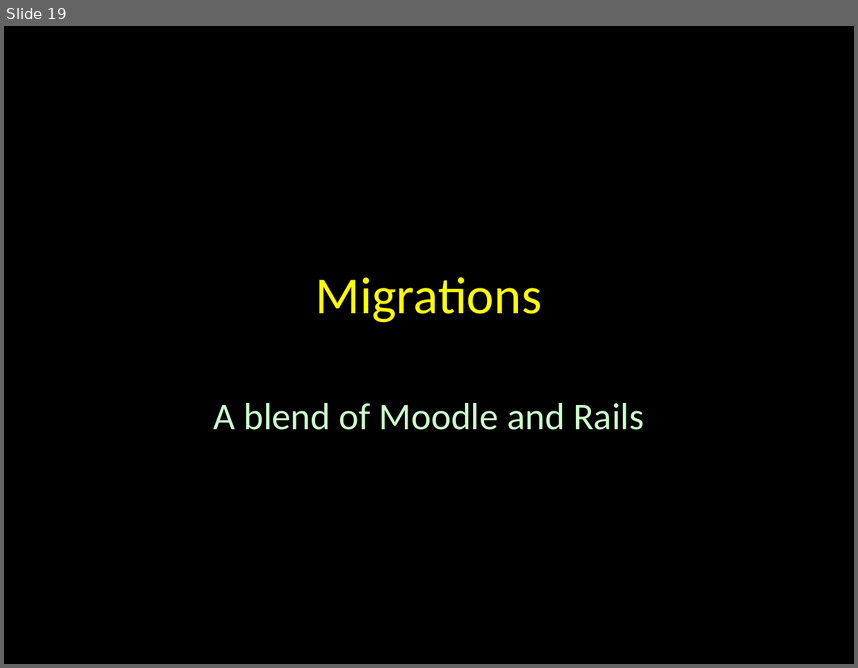
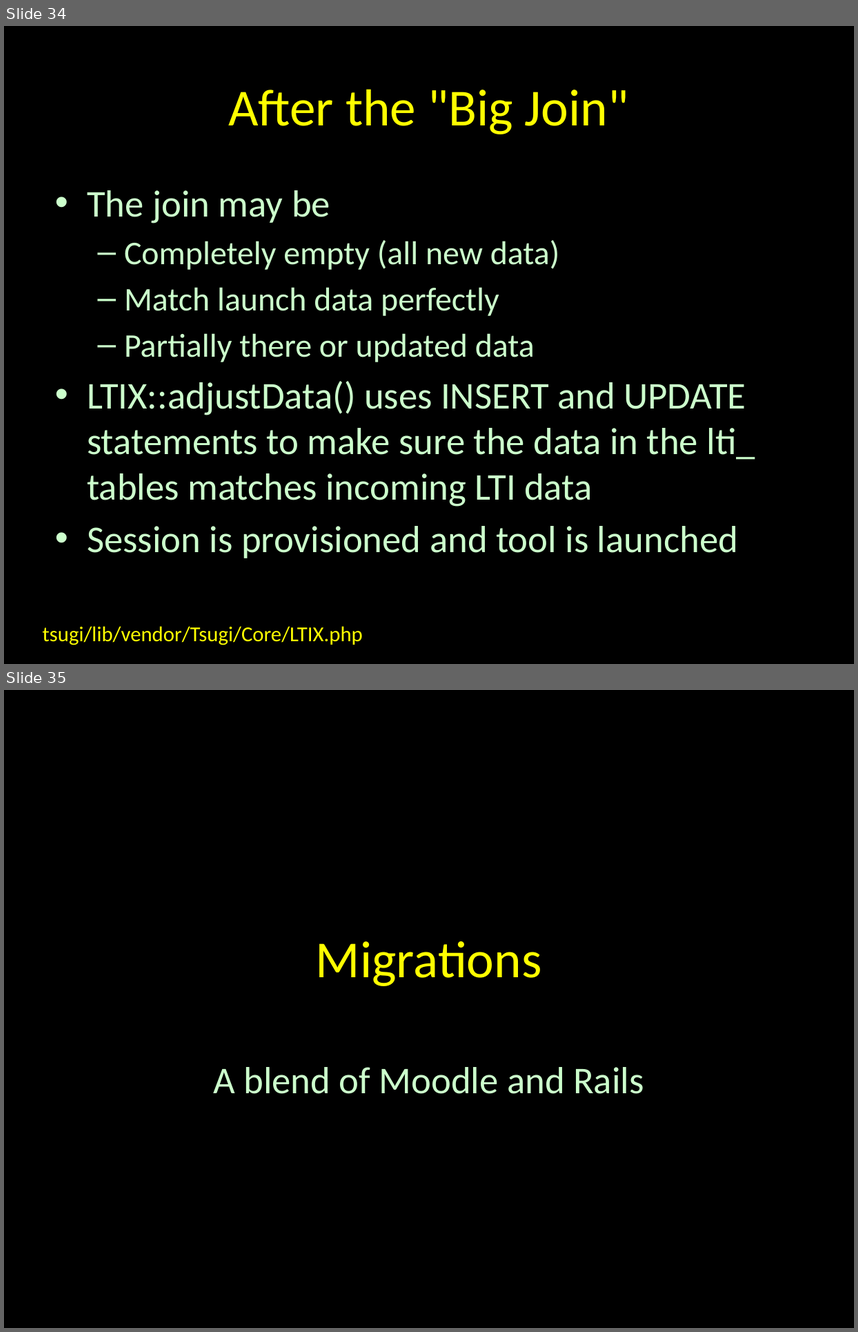
Before and after one commit to tsugiproject/tsugi, a slide deck: docs/lectures/02-Data-Model.pptx. Shown one above the other, each under a label of ours: slide 19 before the commit, slides 34 and 35 after it. The pictures are 858x668 and 858x1332 pixels, drawn with LibreOffice and Linux fonts; fonts in the diff are those of the drawing. Boxes give left, top, right and bottom in pixels: in the first picture for what was removed or moved away, otherwise in the second. Text is boxed around its words. In the diff, an @@ line names an element or a change of style, - is before the commit and + after.

```diff
--- a/docs/lectures/02-Data-Model.pptx
+++ b/docs/lectures/02-Data-Model.pptx
@@ slide 34 added at <box>4,26,854,664</box>, background #000000 @@
@@ title added at <box>228,89,629,134</box>, 44 pt, text #FFFF00 @@
+After the "Big Join"
@@ text added at <box>87,190,755,558</box>, 32 pt, text #CCFFCC @@
+• The join may be
+  – Completely empty (all new data)
+  – Match launch data perfectly
+  – Partially there or updated data
+• LTIX::adjustData() uses INSERT and UPDATE statements to make sure the data in the lti_ tables matches incoming LTI data
+• Session is provisioned and tool is launched
@@ text added at <box>43,626,363,645</box>, 18 pt, text #FFFF00 @@
+tsugi/lib/vendor/Tsugi/Core/LTIX.php
@@ what was slide 19 is now slide 35 @@
```
Also in this commit, not shown: 4 slides changed, 15 other slides added.
